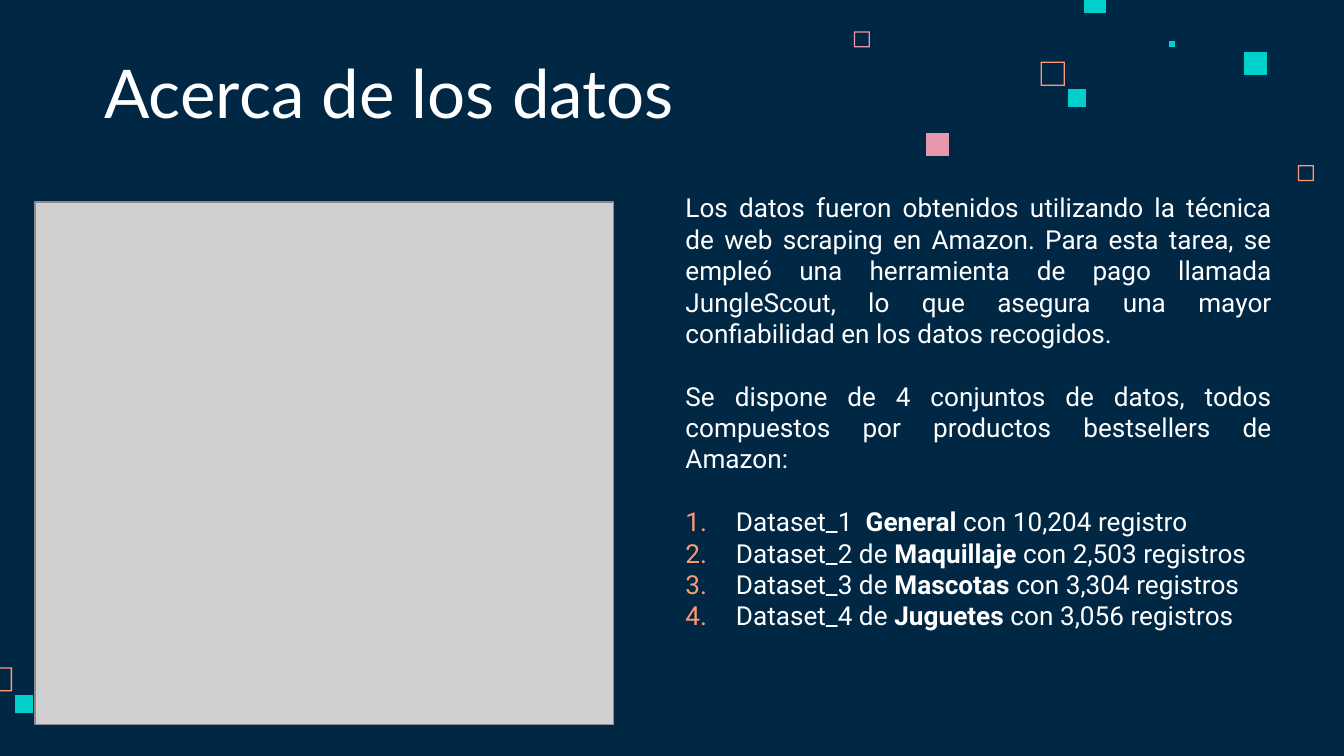
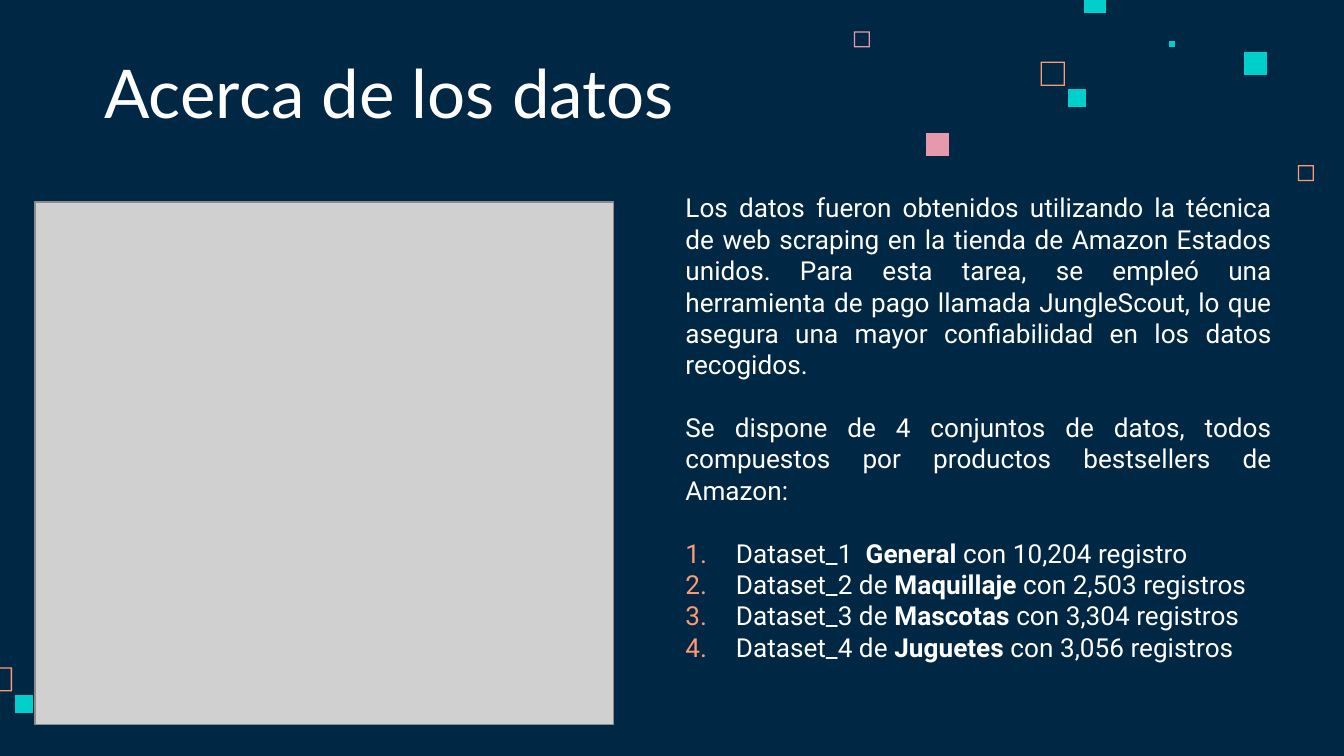
Before and after one commit to ChrissValdez/Proyecto_Integrador, a slide deck: slide 4 of Proyecto_integrador.pptx. Drawn at 1344x756 pixels with LibreOffice and Linux fonts; fonts in the diff are those of the drawing; grey boxes stand for pictures. Boxes give left, top, right and bottom in pixels: in the first picture for what was removed or moved away, otherwise in the second. Text is boxed around its words. In the diff, an @@ line names an element or a change of style, - is before the commit and + after.

```diff
--- a/Proyecto_integrador.pptx
+++ b/Proyecto_integrador.pptx
@@ text at (685, 197, 1272, 380): text changed @@
-Los datos fueron obtenidos utilizando la técnica de web scraping en Amazon. Para esta tarea, se empleó una herramienta de pago llamada JungleScout, lo que asegura una mayor confiabilidad en los datos recogidos.
+Los datos fueron obtenidos utilizando la técnica de web scraping en la tienda de Amazon Estados unidos. Para esta tarea, se empleó una herramienta de pago llamada JungleScout, lo que asegura una mayor confiabilidad en los datos recogidos.
```
Also in this commit, not shown: 4 other slides changed.
